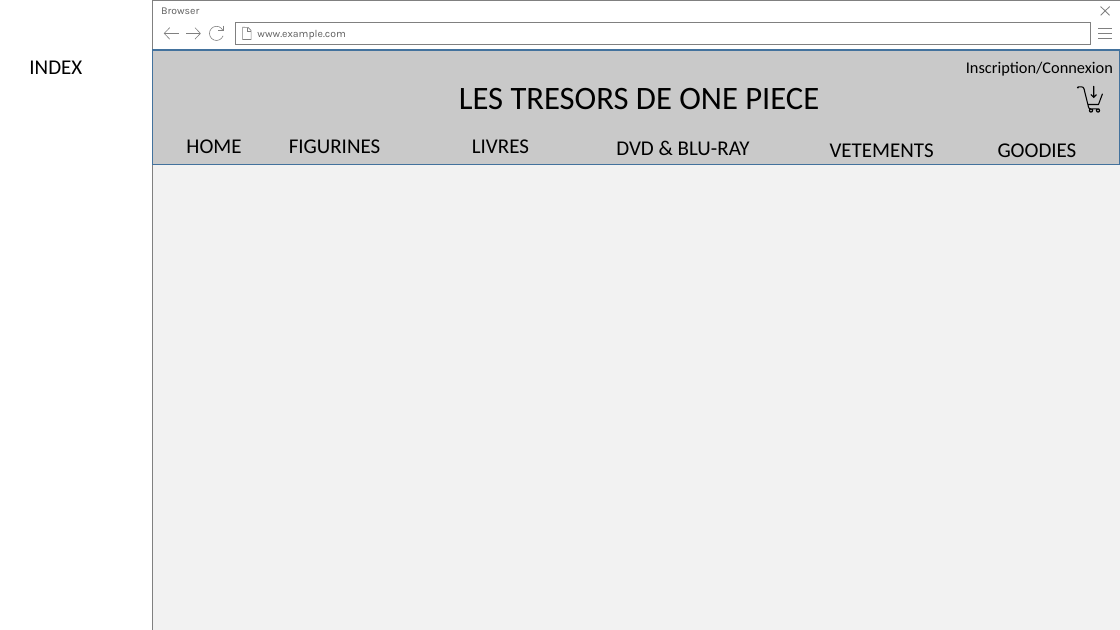
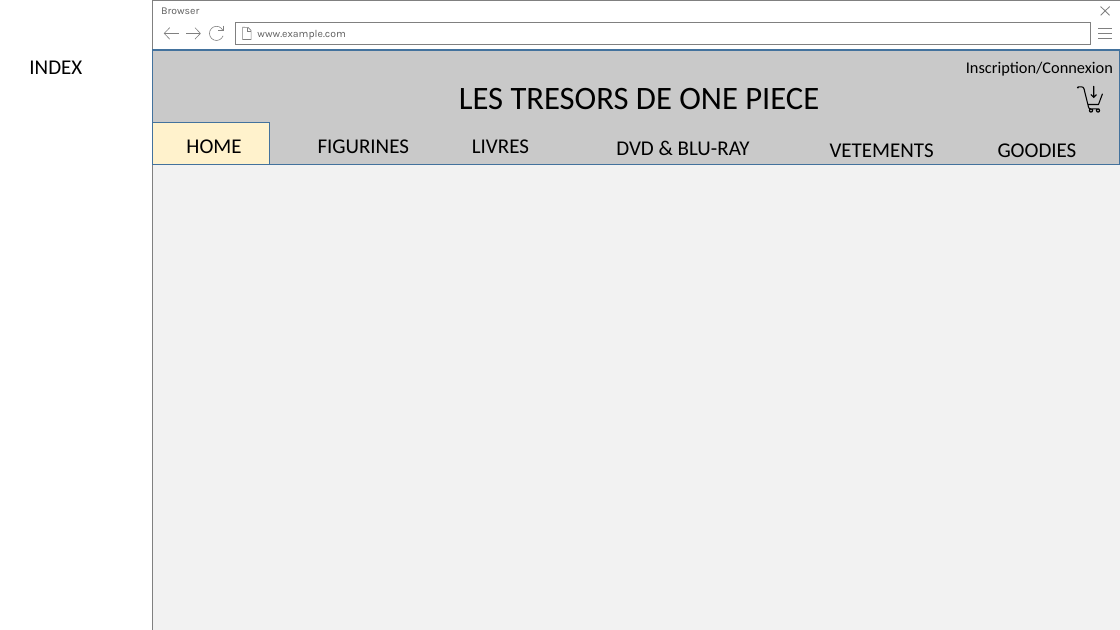
Before and after one commit to gui-lef/Groupe6, a slide deck: slide 1 of ProjetStage/MaquetteProjetStage.pptx. Drawn at 1120x630 pixels with LibreOffice and Linux fonts; fonts in the diff are those of the drawing. Boxes give left, top, right and bottom in pixels: in the first picture for what was removed or moved away, otherwise in the second. Text is boxed around its words. In the diff, an @@ line names an element or a change of style, - is before the commit and + after.

Commit message:
maj maquette

```diff
--- a/ProjetStage/MaquetteProjetStage.pptx
+++ b/ProjetStage/MaquetteProjetStage.pptx
@@ rectangle added at <box>153,123,270,164</box>, fill #FFF2CC, outline #43739E 1 pt @@
@@ text "FIGURINES": place and size @@
-text "FIGURINES" at <box>289,139,380,153</box>
+text "FIGURINES" at <box>318,139,409,153</box>
```
